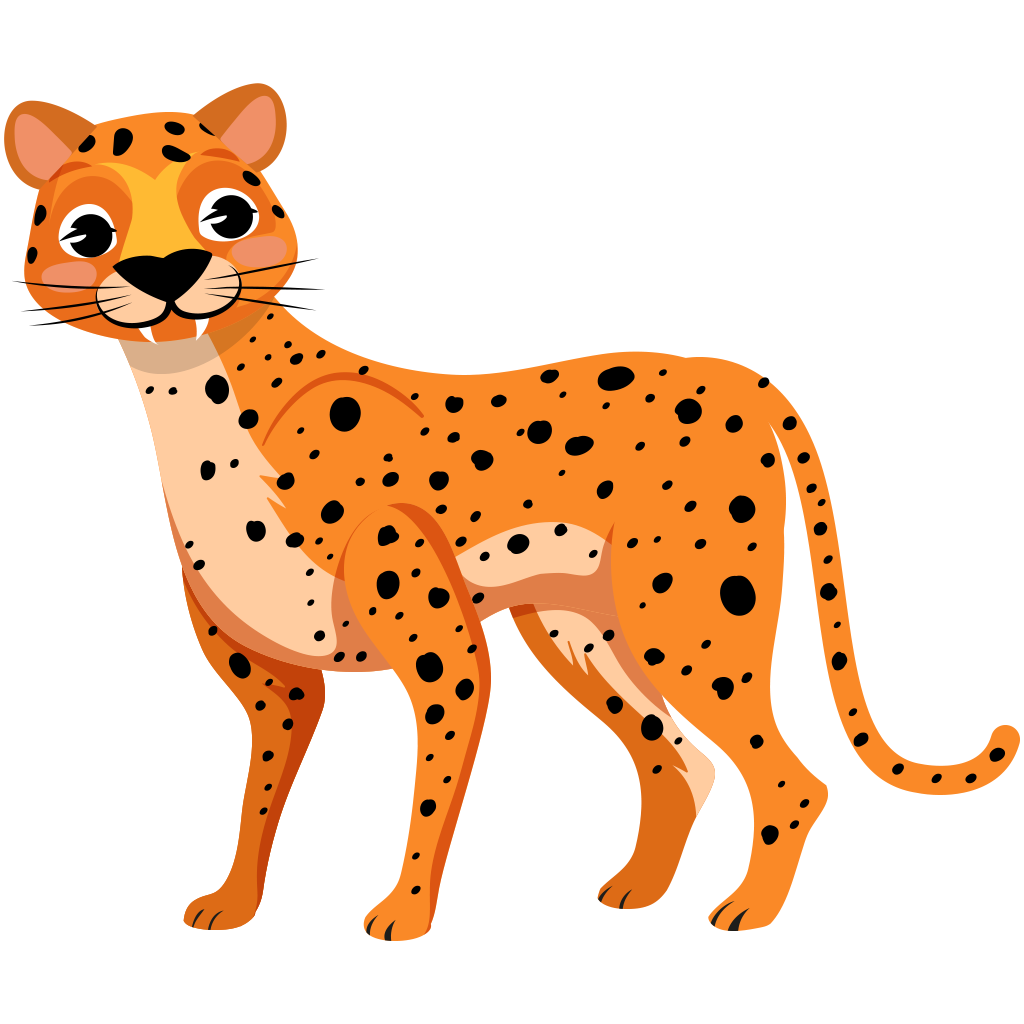
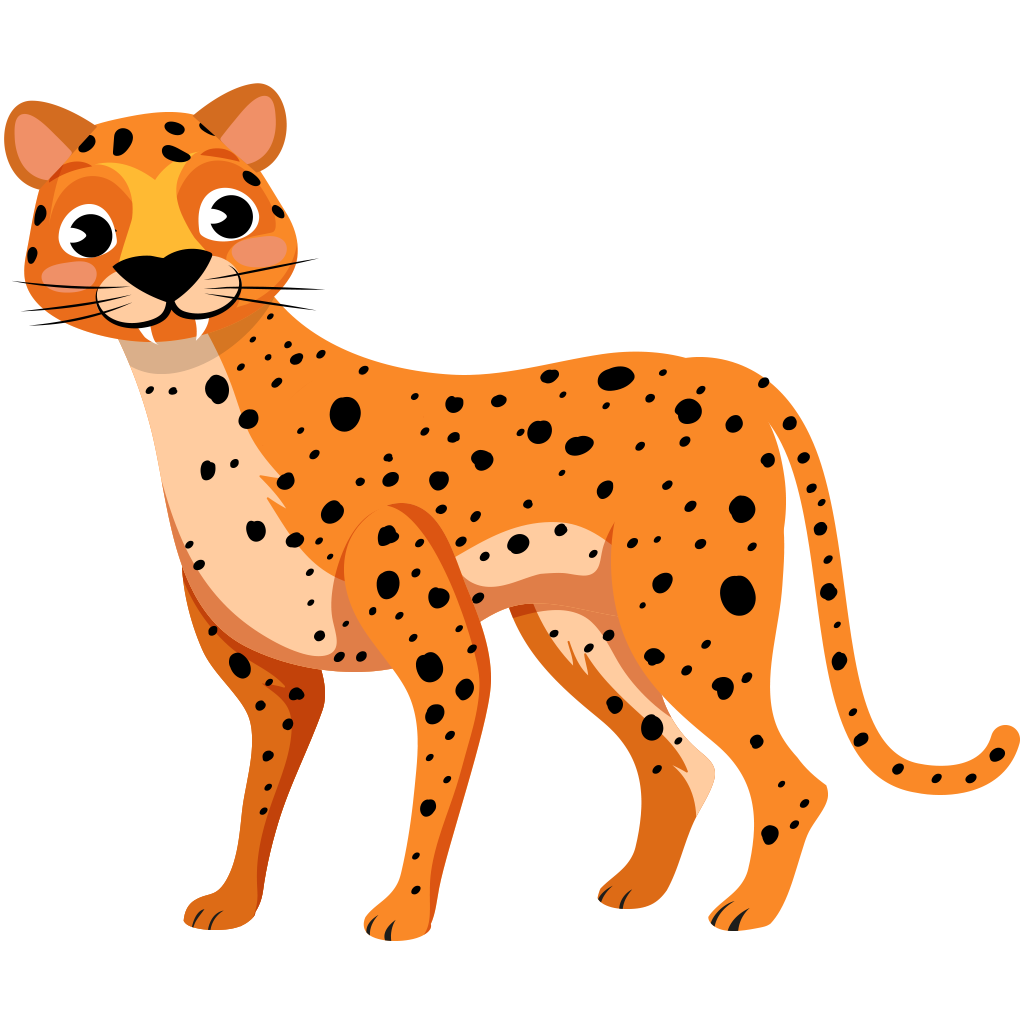
Revision of a layered 1024 × 1024 image; what changed, layer by layer:
moved "Deschisi" above "Inchisi" over [59, 208, 258, 242]
painted on "Corp" over [262, 371, 424, 446]
